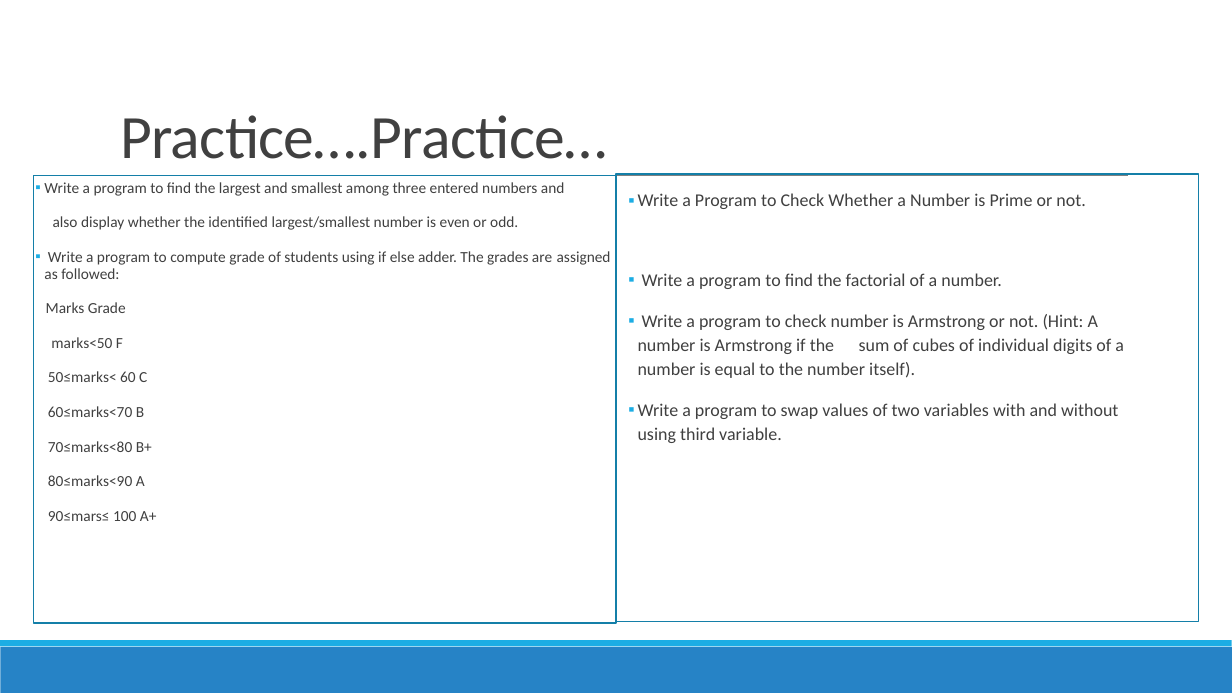
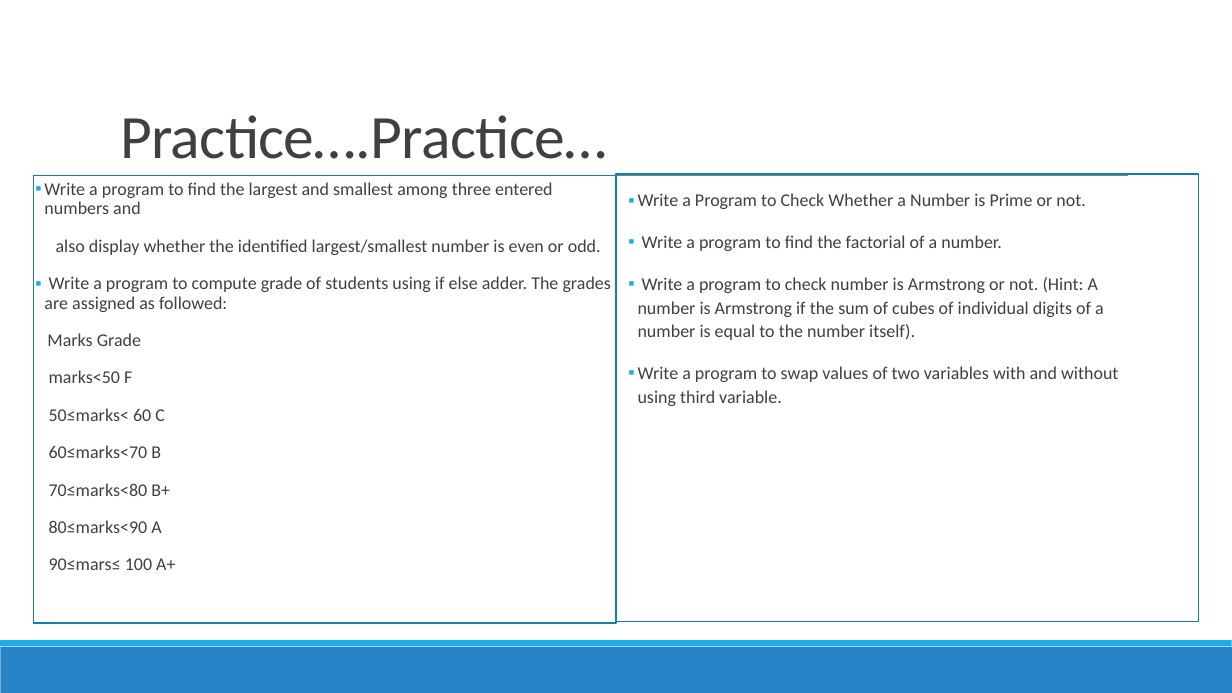
Before and after one commit to TrailBlazed/Python-Learning-Path, a slide deck: slide 5 of 2.Conditional_Statements/2.Conditional_Statements.pptx. Drawn at 1232x693 pixels with LibreOffice and Linux fonts; fonts in the diff are those of the drawing. Boxes give left, top, right and bottom in pixels: in the first picture for what was removed or moved away, otherwise in the second. Text is boxed around its words. In the diff, an @@ line names an element or a change of style, - is before the commit and + after.

Commit message:
Control Statements programs

```diff
--- a/2.Conditional_Statements/2.Conditional_Statements.pptx
+++ b/2.Conditional_Statements/2.Conditional_Statements.pptx
@@ text "Write a program to find ..." at <box>44,182,611,570</box>: size 12 to 14 pt @@
@@ text "Write a Program to Check ..." rewrapped from <box>638,193,1124,443</box> to <box>638,193,1118,406</box> @@
```
Also in this commit, not shown: 1 other slide changed, 9 other files.
